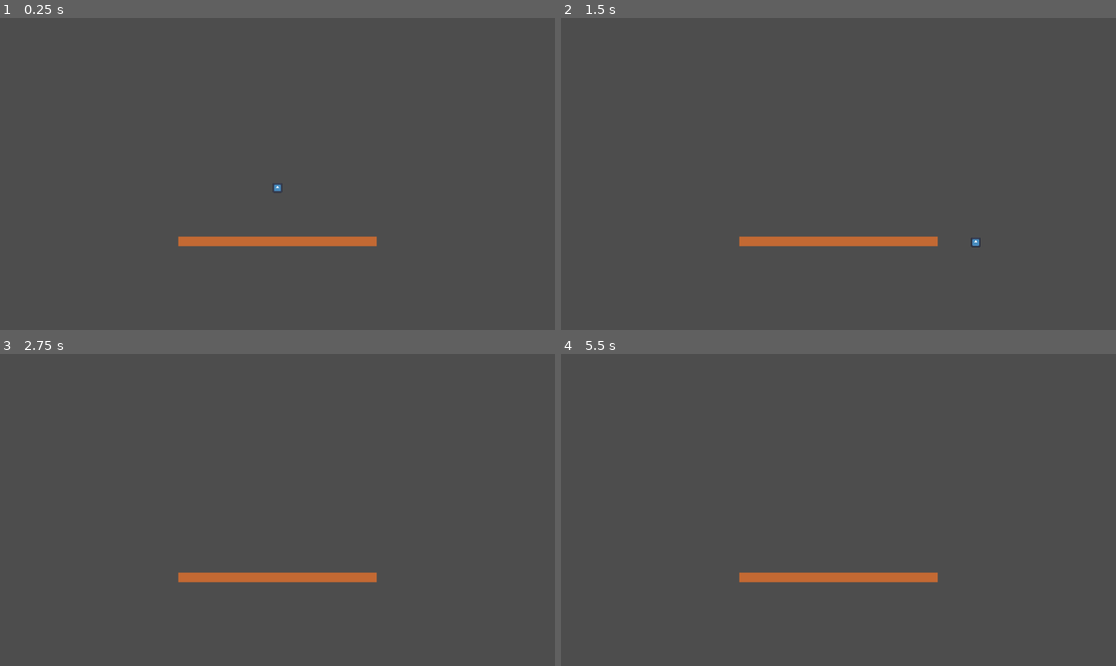
Above: before the commit, frames 1-4 (two rows, left to right).
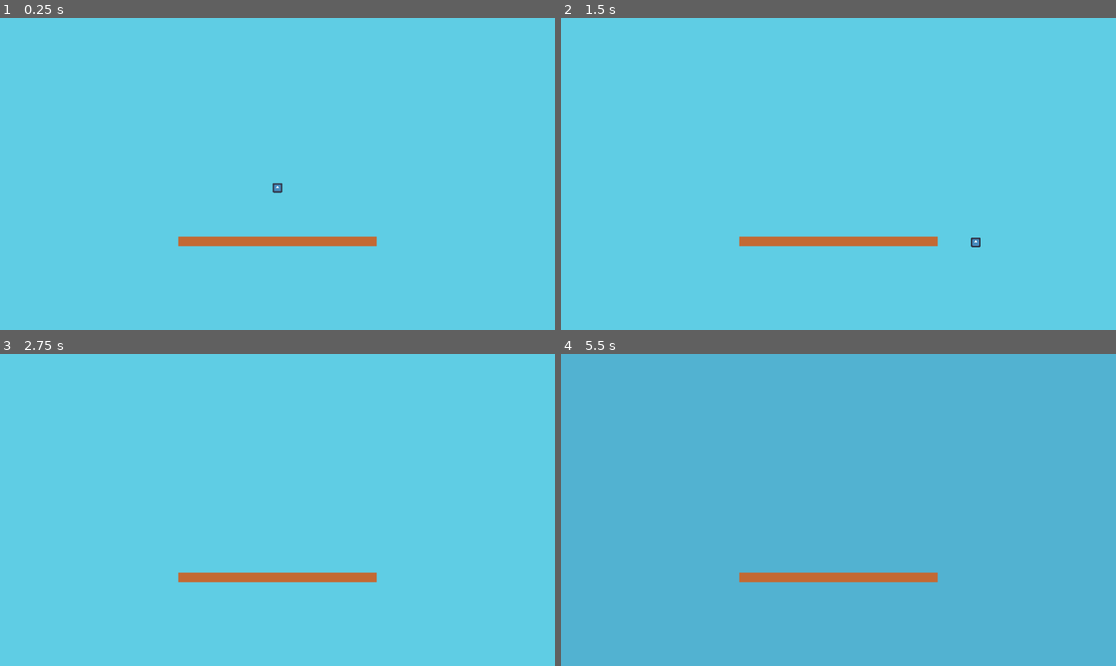
Above: after the commit, the same moments.

Repository: eduardoluis11/game-jam-brackeys-sept-2024
Game: Godot game, scene res://scenes/main.tscn
The game is run twice, just before and just after one commit, with the same random seed, the same clock (stepped at 60 frames per second) and the same inputs. The engine's default icon, where the game draws it, is replaced by a stand-in: a white triangle on a blue panel in a dark square.
Inputs:
- Up to frame 1 (0.25 s): no input
- Up to frame 2 (1.5 s): tap Enter at 0.5 s; hold Right (right) from 0.53 s (still down); tap Space (accept) at 0.6, 1.35 s
- Up to frame 3 (2.75 s): tap Space (accept) at 2, 2.1 s; release Right (right) at 2.03 s; hold Left (left) from 2.03 s (still down)
- Up to frame 4 (5.5 s): tap Space (accept) at 2.75, 2.85, 3.5, 3.6, 4.25, 4.35, 5, 5.1 s; release Left (left) at 2.78 s; hold Right (right) 2.78-4.28 s; hold Left (left) 4.28-5.03 s; hold Right (right) from 5.03 s (still down)

The runs differ from the first frame. In frame 1, 99% of the frame differs, in the area x 0-100%, y 0-100%; in frame 2, 99%; in frame 3, 99%; in frame 4, 99%.

Commit message:
Implementado el temporizador de tormenta (5 segundos provisionalmente) y cambio de color de fondo

Diff:
--- a/scenes/main.tscn
+++ b/scenes/main.tscn
@@ -1,6 +1,8 @@
-[gd_scene load_steps=7 format=3 uid="uid://cwywekmbi5xir"]
+[gd_scene load_steps=9 format=3 uid="uid://cwywekmbi5xir"]
 
 [ext_resource type="Script" path="res://scripts/player.gd" id="1_7fqk6"]
+[ext_resource type="Script" path="res://scripts/main.gd" id="1_lio0d"]
+[ext_resource type="Texture2D" uid="uid://bwxs4yjmomhkb" path="res://assets/backgrounds/placeholder_background.png" id="2_qk52e"]
 [ext_resource type="Texture2D" uid="uid://drvcqxsgkjkda" path="res://icon.svg" id="2_torvs"]
 
 [sub_resource type="RectangleShape2D" id="RectangleShape2D_lo2ns"]
@@ -14,6 +16,10 @@
 [sub_resource type="RectangleShape2D" id="RectangleShape2D_ppl8l"]
 
 [node name="Node2D" type="Node2D"]
+script = ExtResource("1_lio0d")
+
+[node name="Background" type="Sprite2D" parent="."]
+texture = ExtResource("2_qk52e")
 
 [node name="Player" type="CharacterBody2D" parent="."]
 script = ExtResource("1_7fqk6")
@@ -26,7 +32,10 @@
 [node name="CollisionShape2D" type="CollisionShape2D" parent="Player"]
 shape = SubResource("RectangleShape2D_lo2ns")
 
-[node name="Timer" type="Timer" parent="."]
+[node name="StormTimer" type="Timer" parent="."]
+wait_time = 5.0
+one_shot = true
+autostart = true
 
 [node name="Platforms" type="StaticBody2D" parent="."]
 position = Vector2(0, 140)
@@ -41,3 +50,5 @@
 shape = SubResource("RectangleShape2D_ppl8l")
 
 [node name="Camera2D" type="Camera2D" parent="."]
+
+[connection signal="timeout" from="StormTimer" to="." method="_on_storm_timer_timeout"]
--- /dev/null
+++ b/scripts/main.gd
@@ -0,0 +1,35 @@
+extends Node2D
+
+var is_storm = false
+var calm_color = Color(1, 1, 1)   # Color del fondo durante la calma (blanco)
+var storm_color = Color(0.2, 0.2, 0.5)  # Color del fondo durante la tormenta (oscuro)
+
+
+# Llamado cuando la escena esté lista
+func _ready():
+	# Iniciar el temporizador automáticamente
+	$StormTimer.start()
+	$Background.modulate = calm_color
+
+
+# Called every frame. 'delta' is the elapsed time since the previous frame.
+func _process(delta: float) -> void:
+	pass
+
+#Signal from StormTimer
+func _on_storm_timer_timeout() -> void:
+	is_storm = true
+	start_storm()
+
+
+# Función para iniciar la tormenta
+func start_storm():
+	print("¡La tormenta ha comenzado!")
+
+	# Crear el Tween dinámicamente
+	var tween = get_tree().create_tween()
+
+	# Configurar el Tween para que cambie el color del fondo de calma a tormenta
+	tween.tween_property($Background, "modulate", storm_color, 3.0)
+
+	# Aquí puedes agregar más cambios de propiedades si lo deseas.
Binary file added: assets/backgrounds/placeholder_background.png
Not shown, added: assets/backgrounds/placeholder_background.png.import
